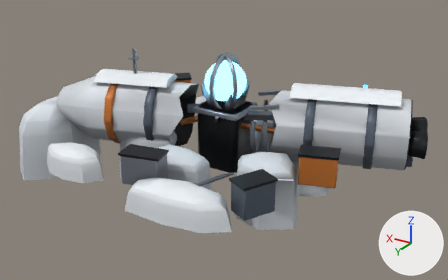
Renders of the glTF model public/assets/shared/sites/crash-site-vesper.glb from each side of a commit.
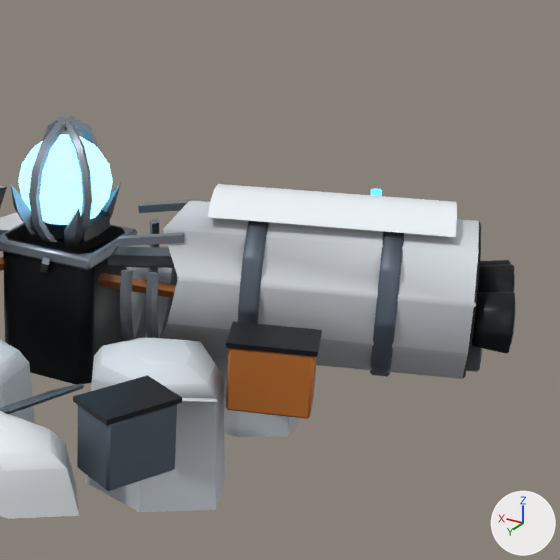
Each version appears first whole from a camera (50 mm lens) standing at (-4.3, 7.21, 3.55) and looking at (-0.06, 0.14, 0.02), and next in a close-up on the part from 44% to 100% of the width and 0% to 90% of the height. Lighting does not change. The marker at lower right points along +X, +Y and +Z. The last two pictures show the newer version. Vertices at exactly the same position are counted once.

In view in the first close-up: 'site_crash_site_vesper_body', 'site_crash_site_vesper_core', 'site_crash_site_vesper_ruin'.
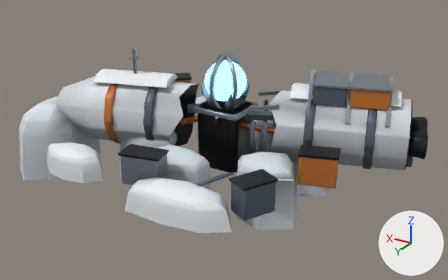
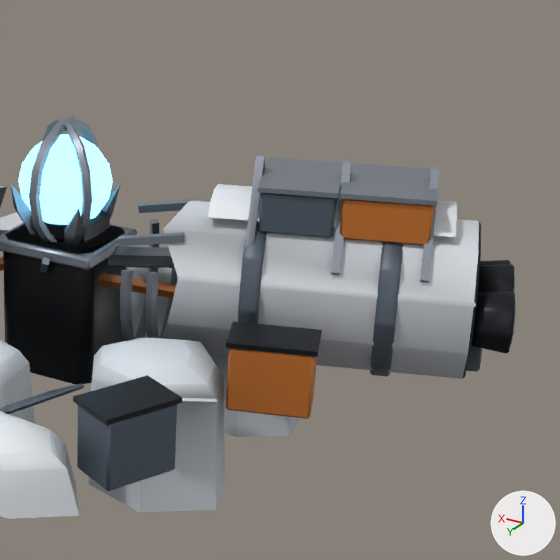
The change in detail:
me_site_crash_site_vesper_body is used by ob_site_crash_site_vesper_body; location (0.0, 0.0, 0.0).
me_site_crash_site_vesper_body had 2072 vertices, 3834 faces and spanned x -2.78..2.95, y -1.93..2.13, z -0.69..1.25.
me_site_crash_site_vesper_body now has 2184 vertices, 4018 faces and spans x -2.78..2.95, y -1.93..2.13, z -0.69..1.25.
me_site_crash_site_vesper_body part 1: 112 vertices added at x -2.3..-1.02, y -1.08..0.07, z 0.54..1.11.
me_site_crash_site_vesper_body part 2: 262 kept faces spanning x -2.56..0.35, y -1.8..1.3, z -0.09..0.88 get new vertex colours.

What differs and where, as boxes [x1, y1, x2, y2] in the close-ups (560 x 560 px):
'site_crash_site_vesper_body', reshaped
    before: [0, 184, 516, 519]
    after: [0, 154, 516, 519]
part 1 of me_site_crash_site_vesper_body, added
    after: [245, 154, 439, 283]
part 2 of me_site_crash_site_vesper_body, recoloured
    both: [225, 185, 459, 289]
